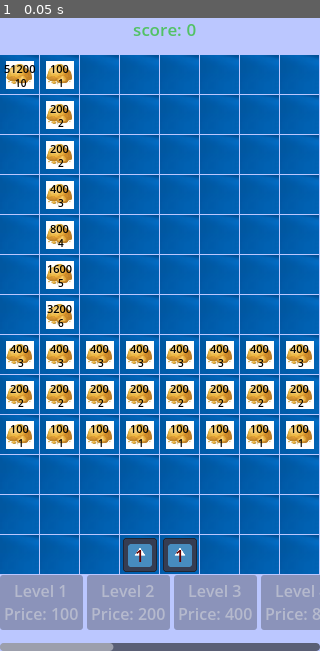
Above: before the commit, frame 1.
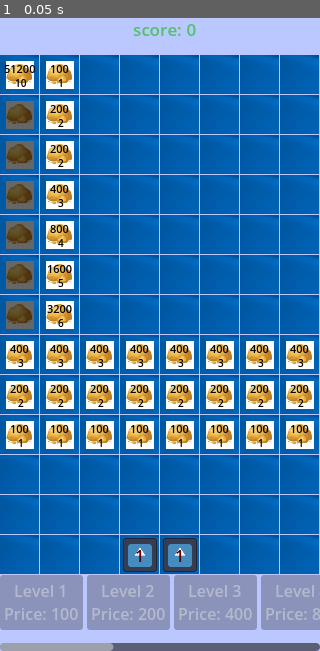
Above: after the commit, the same moment.

Repository: liu5855019/dm_sync
Game: Godot game, scene res://tscns/level/level.tscn
Same seed, same stepped clock (60 frames per second), same inputs: the game is played once before the commit and once after it. The engine's default icon, where the game draws it, is replaced by a stand-in: a white triangle on a blue panel in a dark square.
Inputs:
- Up to frame 1 (0.05 s): no input

The runs differ from the first frame. In frame 1, 2.3% of the frame differs, in the area x 1-11%, y 13-50%.

Commit message:
add stone

Diff:
--- a/CaiKuang/tscns/SysConst.gd
+++ b/CaiKuang/tscns/SysConst.gd
@@ -5,3 +5,4 @@
 # 定义常量
 const type_ore = "ore"
 const type_player = "player"
+const type_stone = "stone"
--- a/CaiKuang/tscns/level/LevelData.gd
+++ b/CaiKuang/tscns/level/LevelData.gd
@@ -50,7 +50,15 @@
 		OreData.new(1, Vector2(4, 9)),
 		OreData.new(1, Vector2(5, 9)),
 		OreData.new(1, Vector2(6, 9)),
-		OreData.new(1, Vector2(7, 9))
+		OreData.new(1, Vector2(7, 9)),
+
+		# 石头墙壁
+		StoneData.new(Vector2(0, 1)),
+		StoneData.new(Vector2(0, 2)),
+		StoneData.new(Vector2(0, 3)),
+		StoneData.new(Vector2(0, 4)),
+		StoneData.new(Vector2(0, 5)),
+		StoneData.new(Vector2(0, 6))
 	]
 	return data_list
 
--- a/CaiKuang/tscns/level/level.gd
+++ b/CaiKuang/tscns/level/level.gd
@@ -5,6 +5,7 @@
 
 var player_scene = load("res://tscns/player/player.tscn")
 var ore_scene = load("res://tscns/ore/ore.tscn")
+var stone_scene = load("res://tscns/stone/stone.tscn")
 var level_btn_scene = load("res://tscns/LevelBtn/LevelBtn.tscn")
 
 var score: int = 0
@@ -49,6 +50,19 @@
 			add_player(data)
 		if data is OreData:
 			add_ore(data)
+		if data is StoneData:
+			add_stone(data)
+
+
+func add_stone(data: StoneData):
+	var stone = stone_scene.instantiate()
+	stone.data = data
+
+	var snapped_local_pos = $TileMapLayer.map_to_local(data.position)
+	var p = $TileMapLayer.to_global(snapped_local_pos)
+	stone.position = p
+
+	$Resources.add_child(stone)
 
 
 func add_ore(data:OreData):
--- a/CaiKuang/tscns/level/tile_map_layer.gd
+++ b/CaiKuang/tscns/level/tile_map_layer.gd
@@ -7,6 +7,8 @@
 		if node is Ore and node.data.position == pos:
 			return node
 		if node is Player and node.data.position == pos:
+			return node
+		if node is Stone and node.data.position == pos:
 			return node
 	return null
 
--- a/CaiKuang/tscns/player/player.gd
+++ b/CaiKuang/tscns/player/player.gd
@@ -110,8 +110,8 @@
 			global_position = tile_map_layer.to_global(tile_map_layer.map_to_local(data.position))
 			return
 
-	if node != null and node is Ore:
-		# 如果格子上有矿石，找到附近的空格子
+	if node != null and (node is Ore or node is Stone):
+		# 如果格子上有矿石或石头，找到附近的空格子
 		var nearby_null_tile = tile_map_layer.find_nearby_null_tile(tile_coord)
 		if nearby_null_tile != null:
 			tile_coord = nearby_null_tile
--- /dev/null
+++ b/CaiKuang/tscns/stone/StoneData.gd
@@ -0,0 +1,8 @@
+extends Resource
+class_name StoneData
+
+@export var position: Vector2i = Vector2i.ZERO
+var type: String = SysConst.type_stone
+
+func _init(pos: Vector2i = Vector2i.ZERO):
+	position = pos
--- /dev/null
+++ b/CaiKuang/tscns/stone/stone.gd
@@ -0,0 +1,5 @@
+extends Node2D
+
+class_name Stone
+
+var data: StoneData
--- /dev/null
+++ b/CaiKuang/tscns/stone/stone.tscn
@@ -0,0 +1,12 @@
+[gd_scene load_steps=3 format=3]
+
+[ext_resource type="Script" path="res://tscns/stone/stone.gd" id="1"]
+[ext_resource type="Texture2D" uid="uid://hjjskc3niciv" path="res://items/ore.png" id="2"]
+
+[node name="Stone" type="Node2D"]
+script = ExtResource("1")
+
+[node name="Sprite2D" type="Sprite2D" parent="."]
+scale = Vector2(0.37, 0.37)
+texture = ExtResource("2")
+modulate = Color(0.4, 0.4, 0.4, 1)
Not shown, added: CaiKuang/tscns/stone/StoneData.gd.uid
Not shown, added: CaiKuang/tscns/stone/stone.gd.uid
